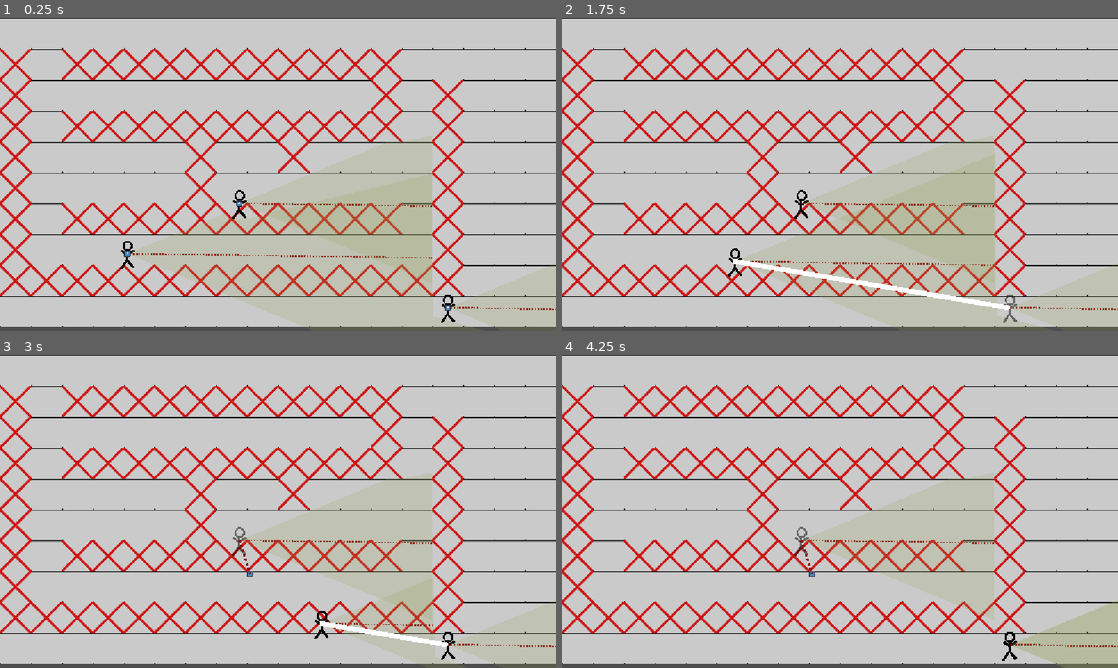
Above: before the commit, frames 1-4 (two rows, left to right).
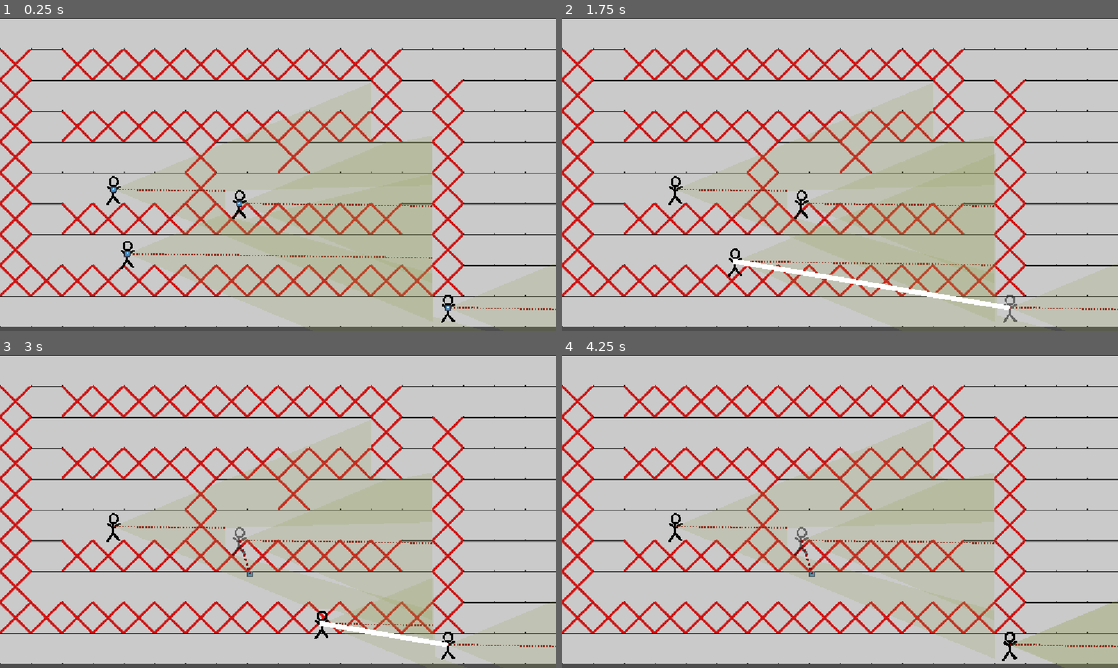
Above: after the commit, the same moments.

Repository: NevenIlincic/Tactical_Move
Game: Godot game, scene res://Scenes/Test_Scene.tscn
Same seed, same stepped clock (60 frames per second), same inputs: the game is played once before the commit and once after it. The engine's default icon, where the game draws it, is replaced by a stand-in: a white triangle on a blue panel in a dark square.
Inputs (mouse positions are in pixels of both pictures, inside the frame that each line leads up to):
- Up to frame 1 (0.25 s): no input
- Up to frame 2 (1.75 s): tap Enter at 0.5 s; move the mouse to (689, 252) at 0.52 s; press the mouse at (689, 252) at 0.53 s; tap W (reset_look_at_path) at 1.25 s; move the mouse to (1012, 309) at 1.27 s; release the mouse at (1012, 309) at 1.28 s; tap Space (move_confirm) at 1.35 s; click (1012, 309) at 1.42 s
- Up to frame 3 (3 s): move the mouse to (239, 539) at 2.02 s; tap Z (move_state) at 2.1 s; click (239, 539) at 2.17 s; move the mouse to (250, 574) at 2.77 s; right-click (250, 574) at 2.85 s; click (250, 574) at 2.92 s
- Up to frame 4 (4.25 s): move the mouse to (1006, 558) at 3.52 s; press the mouse at (1006, 558) at 3.53 s; tap Q (reset_path) at 4.15 s

The runs differ from the first frame. In frame 1, 0.8% of the frame differs, in the area x 19-68%, y 29-66%; in frame 2, 0.9%; in frame 3, 0.9%; in frame 4, 1.2%, in the area x 19-78%, y 29-90%.

Commit message:
[FIX] Enemy showing/hiding

Diff:
--- a/Scenes/Enemy/Enemy.tscn
+++ b/Scenes/Enemy/Enemy.tscn
@@ -8,7 +8,7 @@
 [sub_resource type="RectangleShape2D" id="RectangleShape2D_06txj"]
 size = Vector2(32, 64)
 
-[node name="Enemy" type="Node2D" unique_id=1440065138]
+[node name="Enemy" type="Node2D" unique_id=1440065138 groups=["enemy_node"]]
 script = ExtResource("1_02vxf")
 
 [node name="Enemy_Sprite" type="Sprite2D" parent="." unique_id=1264594983]
--- a/Scenes/Enemy/enemy.gd
+++ b/Scenes/Enemy/enemy.gd
@@ -3,11 +3,12 @@
 
 var num_seen_by: int = 0
 
-func _process(delta: float) -> void:
-	global_position.x -= 10.0 * delta
+
 
 func _ready() -> void:
 	visible = false
+	var tween = create_tween()
+	tween.tween_property(self, "global_position", Vector2(20,20), 60)
 
 func show_enemy():
 	visible = true
--- a/Scenes/Player/Player.tscn
+++ b/Scenes/Player/Player.tscn
@@ -48,6 +48,7 @@
 collision_layer = 4
 
 [node name="CollisionPolygon2D" type="CollisionPolygon2D" parent="Vision_Polygon/Vision_Area" unique_id=1640132888]
+disabled = true
 
 [node name="Look_At_Position_Sprite" type="Sprite2D" parent="." unique_id=560975301]
 scale = Vector2(0.1, 0.1)
@@ -63,5 +64,3 @@
 script = ExtResource("7_t26db")
 
 [connection signal="input_event" from="Selection_Area" to="." method="_on_selection_area_input_event"]
-[connection signal="area_entered" from="Vision_Polygon/Vision_Area" to="." method="_on_vision_area_area_entered"]
-[connection signal="area_exited" from="Vision_Polygon/Vision_Area" to="." method="_on_vision_area_area_exited"]
--- a/Scenes/Test_Scene.tscn
+++ b/Scenes/Test_Scene.tscn
@@ -36,7 +36,7 @@
 [sub_resource type="RectangleShape2D" id="RectangleShape2D_fhwqp"]
 size = Vector2(64, 192)
 
-[node name="Node2D" type="Node2D" unique_id=1609049363]
+[node name="Node2D" type="Node2D" unique_id=1609049363 groups=["Level"]]
 script = ExtResource("1_4ms0o")
 
 [node name="TileMap" type="TileMapLayer" parent="." unique_id=1180536432]
@@ -50,7 +50,7 @@
 
 [node name="Player2" parent="." unique_id=2120155671 instance=ExtResource("4_10mtb")]
 position = Vector2(928, 600)
-current_engagement_rule = 4
+current_engagement_rule = 2
 
 [node name="StaticBody2D" type="StaticBody2D" parent="." unique_id=1702938192]
 position = Vector2(928, 288)
@@ -77,3 +77,6 @@
 
 [node name="Enemy" parent="." unique_id=1440065138 instance=ExtResource("5_svcn8")]
 position = Vector2(1040, 32)
+
+[node name="Player4" parent="." unique_id=1917919051 instance=ExtResource("4_10mtb")]
+position = Vector2(235, 355)
--- a/Scenes/test_scene.gd
+++ b/Scenes/test_scene.gd
@@ -10,6 +10,7 @@
 var list_occupied_tiles: Array[Vector2i]
 
 var players: Array[Player]
+var enemies: Dictionary = {}
 var num_finished_player_turns: int = 0
 
 var current_state: State
@@ -20,13 +21,20 @@
 			var starting_tile: Vector2i = tile_map.local_to_map(tile_map.to_local(player.global_position))
 			player.starting_tile = starting_tile
 			players.append(player)
+	for enemy in get_tree().get_nodes_in_group("enemy_node"):
+		if enemy is Enemy:
+			enemies[enemy] = true
 
+	Signals.get_alive_enemies.emit(enemies)
 	setup_grid()
 	connect_to_signals()
 	current_state = PlayerSetMoveState.new([self, players])
 
 func get_alive_players() -> Array[Player]:
 	return players
+
+func get_alive_enemies() -> Dictionary:
+	return enemies
 
 func set_level_state(new_state: State):
 	if current_state:
--- a/Scripts/Autoload/signals.gd
+++ b/Scripts/Autoload/signals.gd
@@ -7,3 +7,10 @@
 signal player_move_finished() #When single soldier finishes his actions
 
 signal set_tile_to_solid(tile: Vector2i)
+
+signal get_alive_enemies()
+
+#VISION
+signal report_enemy_seen(enemy: Enemy)
+signal show_enemy(enemy: Enemy, players: Array[Player])
+signal hide_enemy(enemy: Enemy, players: Array[Player])
--- /dev/null
+++ b/Scripts/Managers/enemy_manager.gd
@@ -0,0 +1,96 @@
+#extends Node2D
+#
+#var alive_enemies: Dictionary
+#
+#var last_frame_visible_enemies: Dictionary = {}
+#var current_frame_visible_enemies: Dictionary = {}
+#
+#func _ready() -> void:
+	#Signals.get_alive_enemies.connect(_on_get_enemies)
+	#Signals.report_enemy_seen.connect(_on_enemy_seen_report)
+#
+#func _process(delta: float) -> void:
+	#for enemy in current_frame_visible_enemies:
+		#if not last_frame_visible_enemies.has(enemy):
+			#Signals.show_enemy.emit(enemy)
+		#last_frame_visible_enemies[enemy] = 0
+		#
+	#var enemies_to_remove = []
+	#for enemy in last_frame_visible_enemies:
+		#if not current_frame_visible_enemies.has(enemy):
+			#last_frame_visible_enemies[enemy] += 1
+			#if last_frame_visible_enemies[enemy] > 15:
+				#Signals.hide_enemy.emit(enemy)
+				#enemies_to_remove.append(enemy)
+	#
+	#for enemy in enemies_to_remove:
+		#last_frame_visible_enemies.erase(enemy)
+	#current_frame_visible_enemies.clear()
+#
+#func _on_enemy_seen_report(enemy: Enemy):
+	#current_frame_visible_enemies[enemy] = true
+#
+#func _on_get_enemies(enemies: Dictionary):
+	#alive_enemies = enemies
+#
+#func get_enemies() -> Dictionary:
+	#return alive_enemies
+#
+#func remove_from_alive_enemies(enemy: Enemy):
+	#alive_enemies.erase(enemy)
+
+extends Node2D
+
+var alive_enemies: Dictionary
+
+# Pamtićemo parove: { enemy: { player1: true, player2: true } }
+var last_frame_visible_enemies: Dictionary = {}
+var current_frame_visible_enemies: Dictionary = {}
+
+func _ready() -> void:
+	Signals.get_alive_enemies.connect(_on_get_enemies)
+	Signals.report_enemy_seen.connect(_on_enemy_seen_report)
+
+func _process(delta: float) -> void:
+	for enemy in current_frame_visible_enemies:
+		if not last_frame_visible_enemies.has(enemy):
+			var players: Array[Player] =[]
+			for player in current_frame_visible_enemies[enemy].keys():
+				players.append(player)
+			Signals.show_enemy.emit(enemy, players)
+
+		var enemy_data = current_frame_visible_enemies[enemy].duplicate()
+		enemy_data["counter"] = 0
+		last_frame_visible_enemies[enemy] = enemy_data
+
+	var enemies_to_remove = []
+	for enemy in last_frame_visible_enemies:
+		if not current_frame_visible_enemies.has(enemy):
+			last_frame_visible_enemies[enemy]["counter"] += 1
+
+			if last_frame_visible_enemies[enemy]["counter"] > 15:
+				var players: Array[Player] = []
+				for key in last_frame_visible_enemies[enemy].keys():
+					if not key is String:
+						players.append(key)
+
+				Signals.hide_enemy.emit(enemy, players)
+				enemies_to_remove.append(enemy)
+
+	for enemy in enemies_to_remove:
+		last_frame_visible_enemies.erase(enemy)
+
+	current_frame_visible_enemies.clear()
+func _on_enemy_seen_report(enemy: Enemy, player: Node):
+	if not current_frame_visible_enemies.has(enemy):
+		current_frame_visible_enemies[enemy] = {}
+	current_frame_visible_enemies[enemy][player] = true
+
+func _on_get_enemies(enemies: Dictionary):
+	alive_enemies = enemies
+
+func get_enemies() -> Dictionary:
+	return alive_enemies
+
+func remove_from_alive_enemies(enemy: Enemy):
+	alive_enemies.erase(enemy)
--- a/Scripts/Player/player.gd
+++ b/Scripts/Player/player.gd
@@ -40,12 +40,17 @@
 func _ready() -> void:
 	player_path.append(global_position)
 	set_up_lines_data()
-	Signals.move_player.connect(move)
+	connect_to_signals()
 
 func set_up_lines_data():
 	player_path_line.add_point(global_position)
 	player_look_at_line.add_point(global_position)
 	player_look_at_line.set_player_look_at_position_sprite(look_at_position_sprite)
+
+func connect_to_signals():
+	Signals.move_player.connect(move)
+	Signals.show_enemy.connect(_on_enemy_seen)
+	Signals.hide_enemy.connect(_on_enemy_lost)
 
 func _physics_process(delta: float) -> void:
 	vision_polygon.update_vision()
@@ -79,10 +84,8 @@
 	if point_to_look:
 		if check_is_point_to_look_vector():
 			look_at(point_to_look)
-			print(point_to_look)
 		else:
 			look_at(point_to_look.global_position)
-			print(point_to_look.global_position)
 
 func set_point_to_look(point):
 	point_to_look = point
@@ -158,9 +161,6 @@
 	is_moving = false
 	player_path.clear()
 	point_to_look = null
-
-	#starting_tile = tile_map.local_to_map(tile_map.to_local(self.global_position))
-	#player_path.append(starting_tile)
 	player_path.append(global_position)
 
 func check_has_player_finished_move():
@@ -184,6 +184,7 @@
 
 
 func reset_path():
+	player_path = player_path.slice(0, 1)
 	player_path_line.reset_path()
 
 func get_line_length(line: Line2D) -> float:
@@ -204,11 +205,13 @@
 			enemy_to_shoot = enemy
 			if move_tween and move_tween.is_valid():
 				move_tween.kill()
+			reset_path()
 		EngagementRules.STOP_AND_SHOT_FOLLOWING:
 			enemy_to_shoot = enemy
 			follow_enemy_with_rotation = true
 			if move_tween and move_tween.is_valid():
 				move_tween.kill()
+			reset_path()
 		EngagementRules.MOVE_AND_SHOT_IN_PASSING:
 			enemy_to_shoot = enemy
 			follow_enemy_with_rotation = false
@@ -216,15 +219,20 @@
 			enemy_to_shoot = enemy
 			follow_enemy_with_rotation = true
 			#follow_enemy_with_rotation = true
-func _on_vision_area_area_entered(area: Area2D) -> void:
-	if area.is_in_group("enemy"):
-		var enemy: Enemy = area.get_parent()
-		enemy.show_enemy()
-		on_engagement_action(enemy)
-
-func _on_vision_area_area_exited(area: Area2D) -> void:
-	if area.is_in_group("enemy"):
-		var enemy: Enemy = area.get_parent()
-		enemy.hide_enemy()
-		enemy_to_shoot = null
-		point_to_look = null
+func _on_enemy_seen(enemy: Enemy, players: Array[Player]) -> void:
+	if self not in players:
+		return
+	print("VIDIM GA")
+	enemy.show_enemy()
+	on_engagement_action(enemy)
+
+func _on_enemy_lost(enemy: Enemy, players: Array[Player]) -> void:
+	if self not in players:
+		return
+	print("IZGUBIO GA")
+	enemy.hide_enemy()
+	enemy_to_shoot = null
+	point_to_look = null
+		#TEST
+		#if current_engagement_rule == EngagementRules.STOP_AND_SHOT_IN_PASSING or current_engagement_rule == EngagementRules.STOP_AND_SHOT_FOLLOWING:
+			#is_moving = false
--- a/Scripts/Player/vision.gd
+++ b/Scripts/Player/vision.gd
@@ -10,12 +10,17 @@
 @export var ray_count: float = 30
 @export var wall_collision_mask: int= 1
 
+var level: Level
+
 var rays: Array[RayCast2D] = []
 var facing_angle: float = 0.0
+
+var enemies_seen_in_last_frame: Dictionary = {}
 
 func _ready() -> void:
 	vision_center_line.add_point(Vector2.ZERO)
 	setup_vision_rays()
+	level = get_tree().get_first_node_in_group("Level")
 
 func setup_vision_rays() -> void:
 	var half_fov = deg_to_rad(fov_degrees / 2.0)
@@ -35,6 +40,7 @@
 	#var points: PackedVector2Array = [Vector2.ZERO]
 	var raw_points: Array[Vector2] = [Vector2.ZERO]
 	var half_fov = deg_to_rad(fov_degrees / 2.0)
+	var currently_visible_enemies: Dictionary = {}
 
 	for i in rays.size():
 		var t = float(i) / (rays.size() - 1)
@@ -48,9 +54,11 @@
 
 		if ray.is_colliding():
 			current_point = ray.to_local(ray.get_collision_point())
-			#var hit_object = ray.get_collider()
-			#if hit_object is Enemy:
-				#hit_object.show_enemy()
+			var hit_object = ray.get_collider().get_parent()
+			if hit_object and hit_object is Enemy:
+				if not currently_visible_enemies.has(hit_object):
+					currently_visible_enemies[hit_object] = true
+				Signals.report_enemy_seen.emit(hit_object, get_parent())
 		else:
 			current_point = ray.target_position
 
@@ -68,6 +76,6 @@
 		var triangles = Geometry2D.triangulate_polygon(points)
 		if not triangles.is_empty():
 			self.polygon = points
-			collision_polygon_2d.polygon = points
+			#collision_polygon_2d.polygon = points
 		else:
 			pass
--- a/Scripts/State/player_move_set_state.gd
+++ b/Scripts/State/player_move_set_state.gd
@@ -46,7 +46,6 @@
 		selected_player.set_point_to_look(level.get_global_mouse_position())
 	if Input.is_action_just_pressed("reset_path") and selected_player:
 			#_erase_from_occupated_tiles_dict(selected_player.player_path[-1], selected_player)
-		selected_player.player_path = selected_player.player_path.slice(0, 1)
 		selected_player.reset_path()
 
 func connect_to_singals():
--- a/project.godot
+++ b/project.godot
@@ -18,6 +18,7 @@
 [autoload]
 
 Signals="*uid://bsc3uuw8qrlyh"
+EnemyManager="*uid://cvisdfgsub8y5"
 
 [display]
 
Not shown, added: Scripts/Managers/enemy_manager.gd.uid
